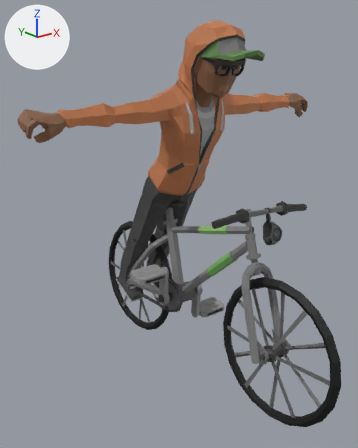
The glTF model sets/cyclist-animation/gltf-exports/cyclist-2-animation-v1.glb: old version first, new version second.
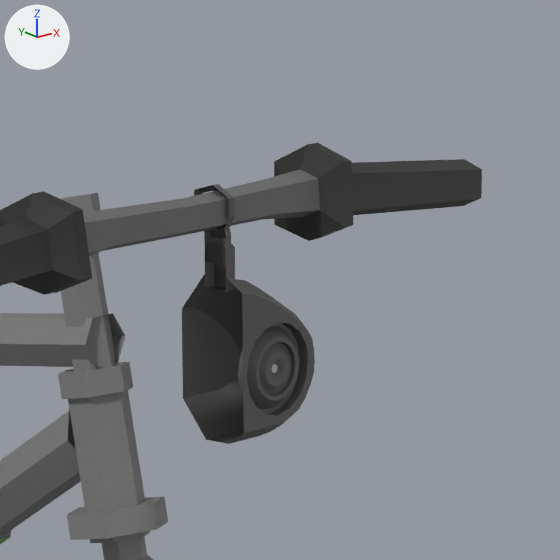
Each version is shown whole from a 50 mm camera at (-1.699, -2.08, 1.75) aimed at (-0.003, 0.04, 0.902), then close up on the part from 66% to 89% of the width and 40% to 59% of the height. Arrows for +X, +Y and +Z are at upper left; the lights stay in place. Vertices at the same position are counted once.

Names of what the first close-up shows: 'Horn', 'SM_Veh_Bike_02_Combined'.
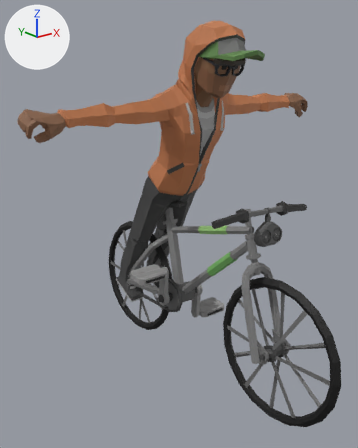
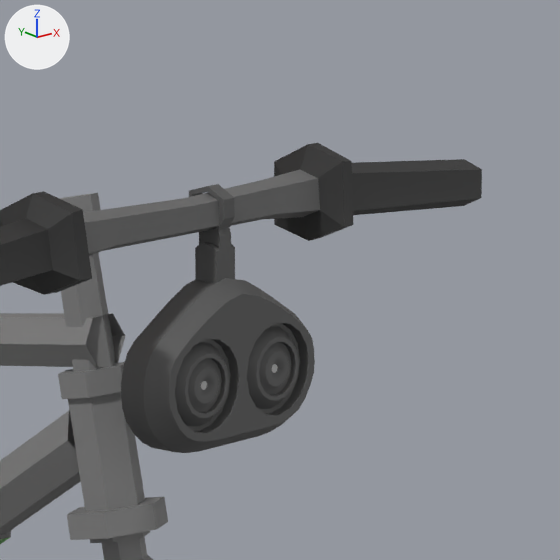
Pixel boxes [x1, y1, x2, y2] of what changed, in the close-ups (560 x 560 px):
'Horn', reshaped (46% wider)
    before: [182, 184, 315, 444]
    after: [121, 184, 315, 453]
part 1 of me_plane_001, added
    after: [121, 185, 244, 453]

Patch to the scene script:
```diff
--- a/sets/cyclist-animation/gltf-exports/cyclist-2-animation-v1.glb.py
+++ b/sets/cyclist-animation/gltf-exports/cyclist-2-animation-v1.glb.py
@@ me_plane_001 @@
 # used by ob_horn; location = (0.0, 0.0, 0.0)
-me_plane_001.from_pydata(...)  # 426 vertices, 803 faces; spans x 0.132..0.225, y -0.536..-0.467, z 0.895..1.088
+me_plane_001.from_pydata(...)  # 792 vertices, 1585 faces; spans x 0.044..0.225, y -0.536..-0.467, z 0.895..1.088
+# me_plane_001 part 1: 366 vertices added at x 0.044..0.135, y -0.536..-0.467, z 0.897..1.088
 me_plane_001.materials.append(mat_atlas_colors)
```
